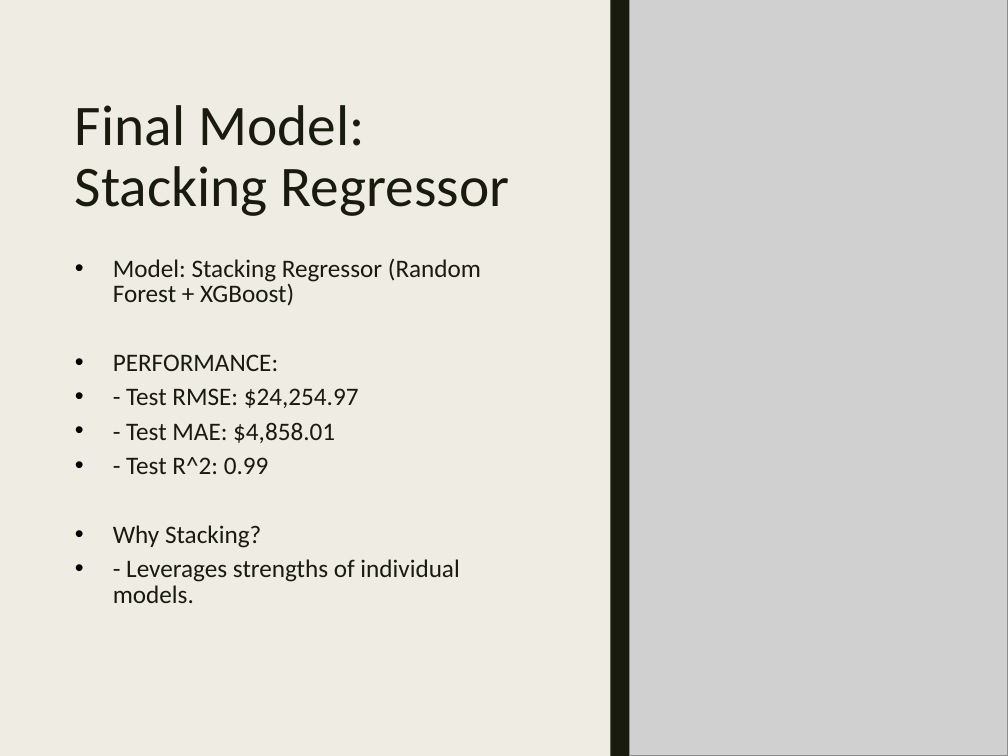
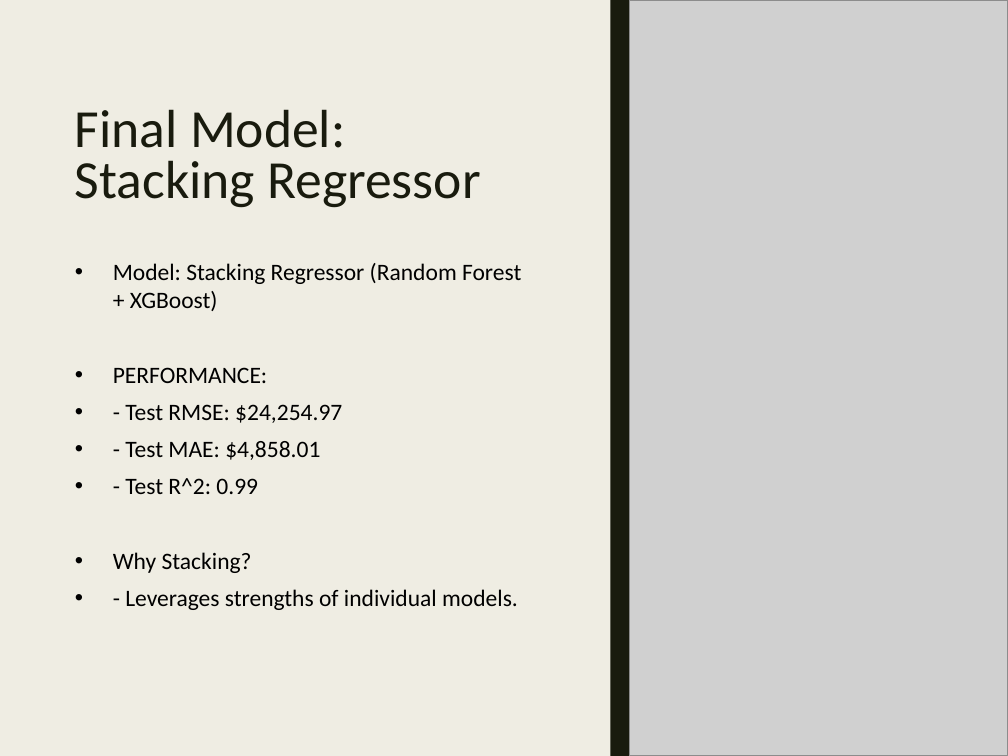
Before and after one commit to ClaensData95/LHL-Midterm-Project, a slide deck: slide 7 of Data-Science-Mdterm-Project.pptx. Drawn at 1008x756 pixels with LibreOffice and Linux fonts; fonts in the diff are those of the drawing; grey boxes stand for pictures. Boxes give left, top, right and bottom in pixels: in the first picture for what was removed or moved away, otherwise in the second. Text is boxed around its words. In the diff, an @@ line names an element or a change of style, - is before the commit and + after.

```diff
--- a/Data-Science-Mdterm-Project.pptx
+++ b/Data-Science-Mdterm-Project.pptx
@@ title "Final Model: Stacking Regressor" at bbox=[75, 109, 480, 208]: size 41 to 38.3 pt; line spacing 0.89 to 0.79 @@
@@ text "Model: Stacking Regressor (Random Forest ..." at bbox=[113, 263, 521, 610]: size 18 to 16.8 pt, text colour #191B0E to #000000; line spacing 0.84 to 1; less space between paragraphs @@
```
Also in this commit, not shown: 8 other slides changed, 1 other file.
